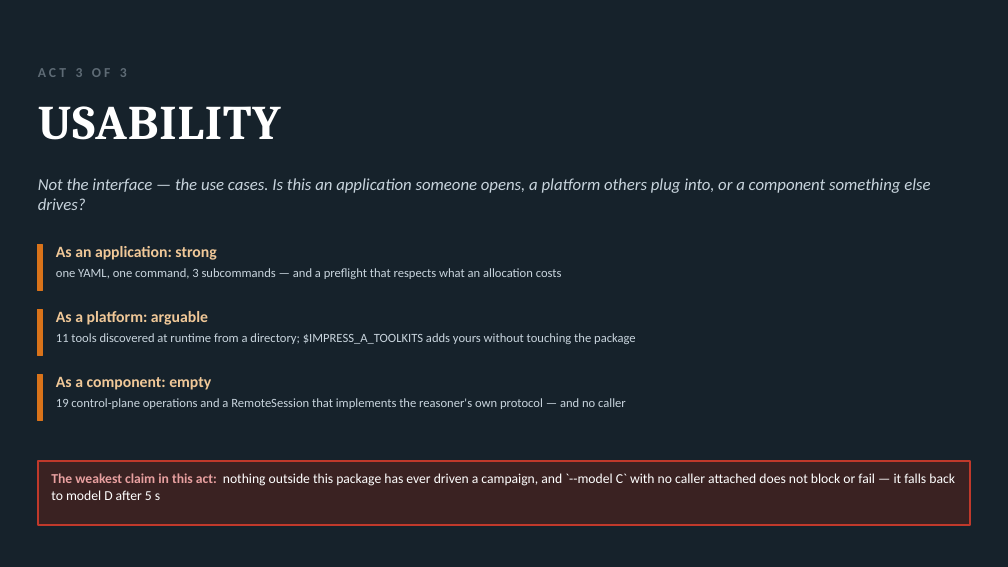
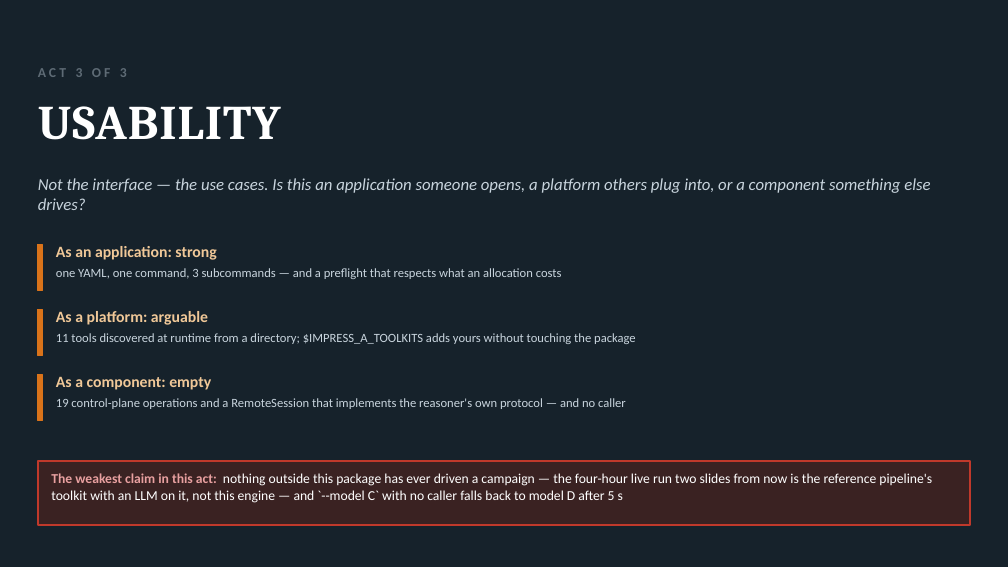
Before and after one commit to radical-collaboration/IMPRESS, a slide deck: slide 18 of agent/slides/api/impress-a-api.pptx. Drawn at 1008x567 pixels with LibreOffice and Linux fonts; fonts in the diff are those of the drawing. Boxes give left, top, right and bottom in pixels: in the first picture for what was removed or moved away, otherwise in the second. Text is boxed around its words. In the diff, an @@ line names an element or a change of style, - is before the commit and + after.

```diff
--- a/agent/slides/api/impress-a-api.pptx
+++ b/agent/slides/api/impress-a-api.pptx
@@ text at <box>51,473,932,503</box>: text changed @@
-The weakest claim in this act: nothing outside this package has ever driven a campaign, and `--model C` with no caller attached does not block or fail — it falls back to model D after 5 s
+The weakest claim in this act: nothing outside this package has ever driven a campaign — the four-hour live run two slides from now is the reference pipeline's toolkit with an LLM on it, not this engine — and `--model C` with no caller falls back to model D after 5 s
```
Also in this commit, not shown: 12 other slides changed, 4 slides added, 9 other files.
